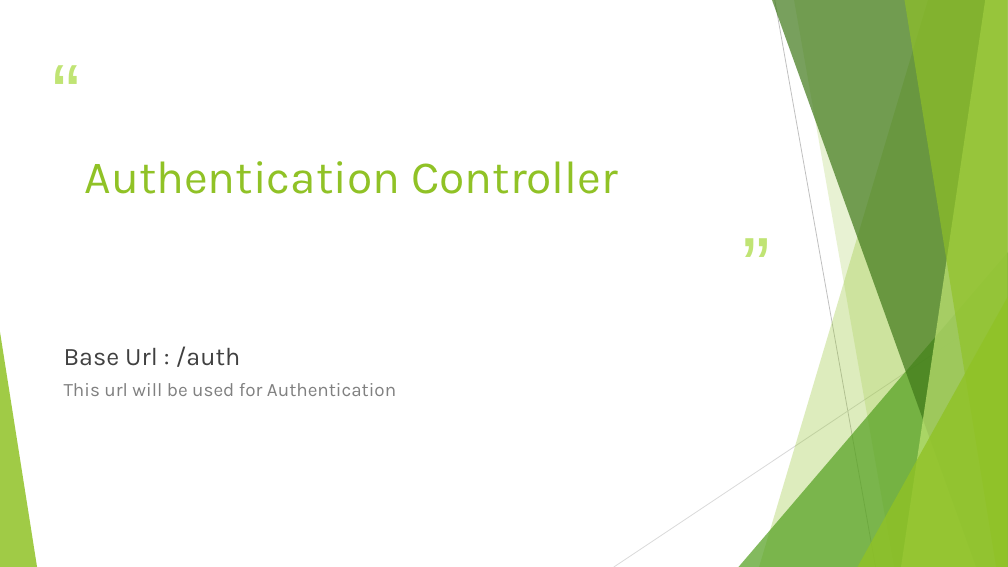
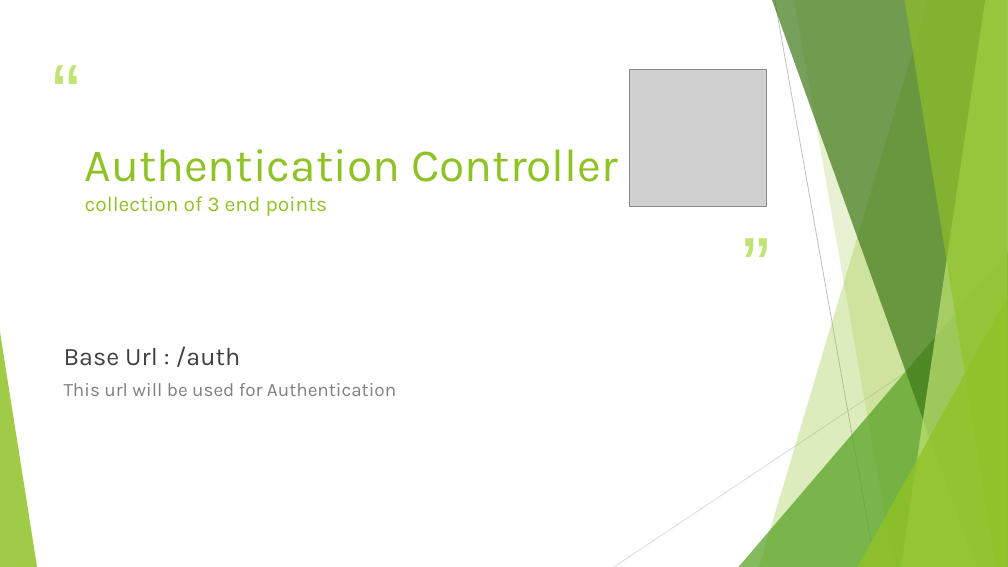
Before and after one commit to jidni911/sdcianSpring, a slide deck: slide 6 of Project SDC.pptx. Drawn at 1008x567 pixels with LibreOffice and Linux fonts; fonts in the diff are those of the drawing; grey boxes stand for pictures. Boxes give left, top, right and bottom in pixels: in the first picture for what was removed or moved away, otherwise in the second. Text is boxed around its words. In the diff, an @@ line names an element or a change of style, - is before the commit and + after.

Commit message:
pptx image added

```diff
--- a/Project SDC.pptx
+++ b/Project SDC.pptx
@@ picture added at (630,70,767,206) @@
@@ title at (85,149,618,216): text changed @@
-Authentication Controller
+Authentication Controller
+collection of 3 end points
```
Also in this commit, not shown: 14 other slides changed.
